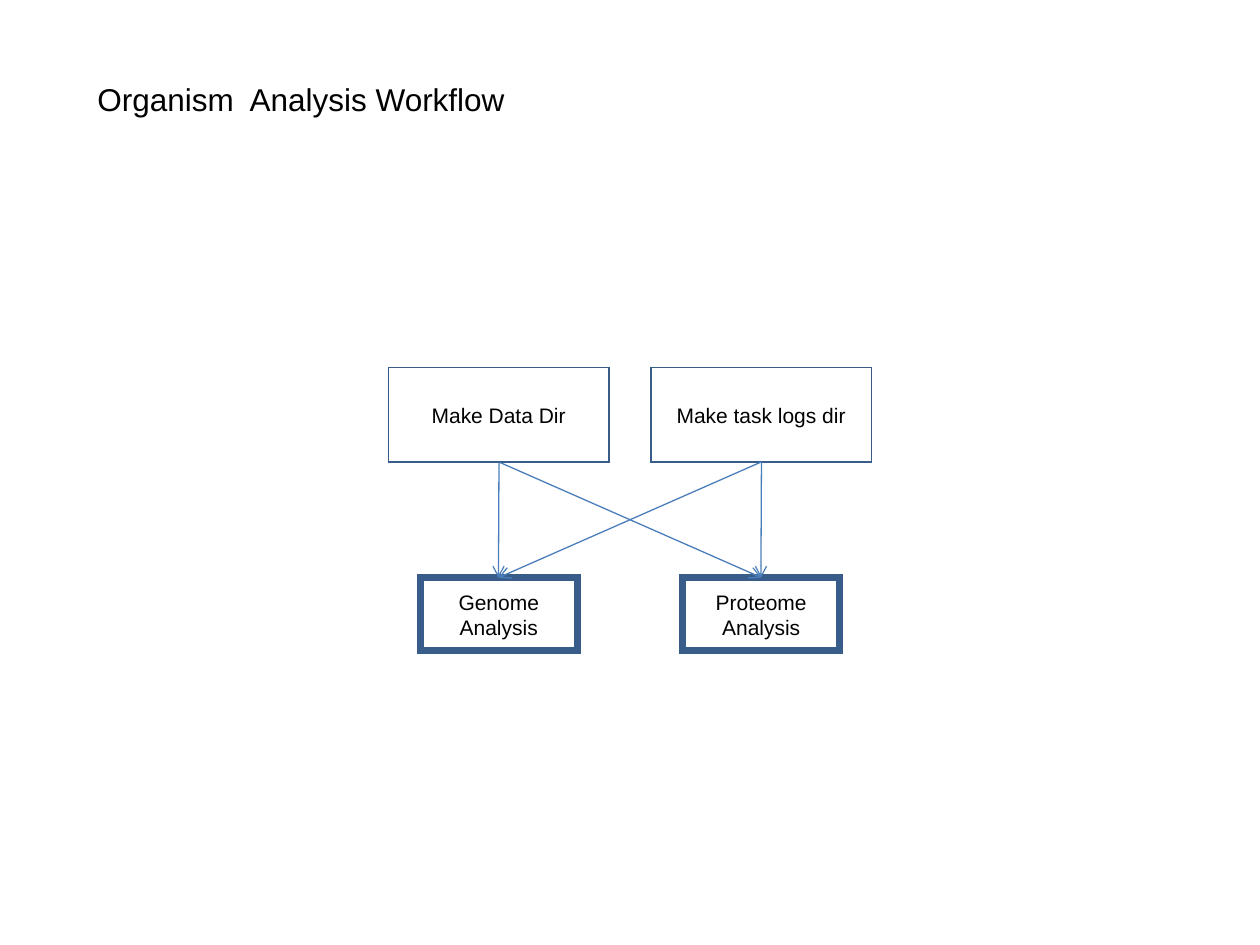
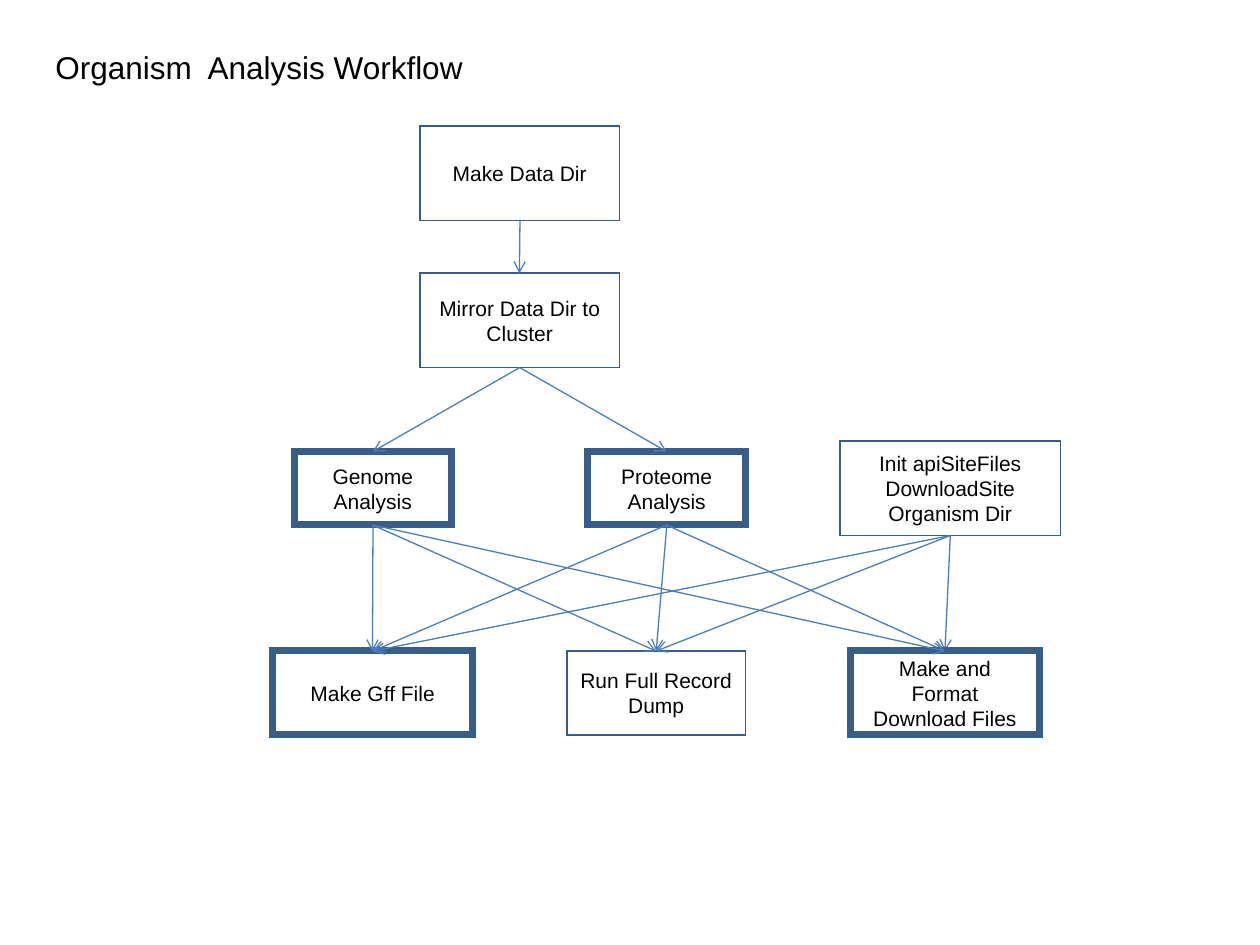
Before and after one commit to VEuPathDB/ApiCommonData, a slide deck: slide 3 of Load/doc/workflow/AnalysisWorkflow.ppt. Drawn at 1260x945 pixels with LibreOffice and Linux fonts; fonts in the diff are those of the drawing. Boxes give left, top, right and bottom in pixels: in the first picture for what was removed or moved away, otherwise in the second. Text is boxed around its words. In the diff, an @@ line names an element or a change of style, - is before the commit and + after.

Commit message:
updated version

```diff
--- a/Load/doc/workflow/AnalysisWorkflow.ppt
+++ b/Load/doc/workflow/AnalysisWorkflow.ppt
@@ text "Organism Analysis Workflow": place and size @@
-text "Organism Analysis Workflow" at <box>97,88,505,117</box>
+text "Organism Analysis Workflow" at <box>55,56,463,85</box>
@@ rectangle "Make Data Dir": place and size @@
-rectangle "Make Data Dir" at <box>388,368,609,462</box>
+rectangle "Make Data Dir" at <box>420,126,619,220</box>
@@ arrow added from (520, 220) to (519, 273), #4A7EBB 0.74 pt @@
@@ rectangle added at <box>420,273,619,368</box>, outline #385D8A 0.99 pt, 12 pt, text #000000 @@
+Mirror Data Dir to Cluster
@@ arrow added from (520, 368) to (373, 451), #4A7EBB 0.74 pt @@
@@ arrow added from (519, 368) to (667, 451), #4A7EBB 0.74 pt @@
@@ rectangle removed at <box>651,368,872,462</box> @@
-Make task logs dir
@@ rectangle added at <box>840,441,1061,536</box>, fill #FFFFFF, outline #385D8A 0.99 pt, 12 pt, text #000000 @@
+Init apiSiteFiles DownloadSite Organism Dir
@@ rectangle "Genome Analysis": place and size @@
-rectangle "Genome Analysis" at <box>420,577,577,650</box>
+rectangle "Genome Analysis" at <box>294,451,451,524</box>
@@ rectangle "Proteome Analysis": place and size @@
-rectangle "Proteome Analysis" at <box>683,577,840,650</box>
+rectangle "Proteome Analysis" at <box>588,451,746,524</box>
@@ arrow moved from (499, 462) - (761, 577) to (373, 525) - (656, 651) @@
@@ arrow moved from (761, 462) - (499, 577) to (667, 525) - (373, 651) @@
@@ arrow moved from (499, 462) - (499, 578) to (373, 525) - (373, 651) @@
@@ arrow added from (373, 525) to (945, 651), #4A7EBB 0.74 pt @@
@@ arrow added from (950, 536) to (373, 651), #4A7EBB 0.74 pt @@
@@ arrow moved from (761, 462) - (761, 578) to (667, 525) - (656, 651) @@
@@ arrow added from (950, 536) to (656, 651), #4A7EBB 0.74 pt @@
@@ arrow added from (667, 525) to (945, 651), #4A7EBB 0.74 pt @@
@@ arrow added from (950, 536) to (945, 651), #4A7EBB 0.74 pt @@
@@ rectangle added at <box>273,651,472,736</box>, fill #FFFFFF, outline #385D8A 4 pt, 12 pt, text #000000 @@
+Make Gff File
@@ rectangle added at <box>567,651,746,736</box>, fill #FFFFFF, outline #385D8A 0.99 pt, 12 pt, text #000000 @@
+Run Full Record Dump
@@ rectangle added at <box>850,651,1040,736</box>, outline #385D8A 4 pt, 12 pt, text #000000 @@
+Make and Format Download Files
```
Also in this commit, not shown: 11 other slides changed, 3 slides added, 3 slides removed.
